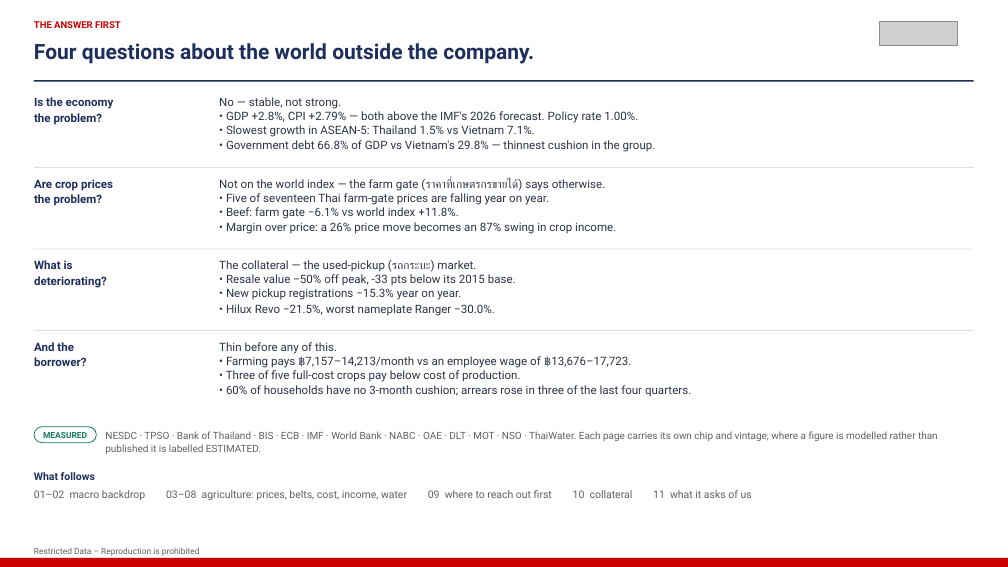
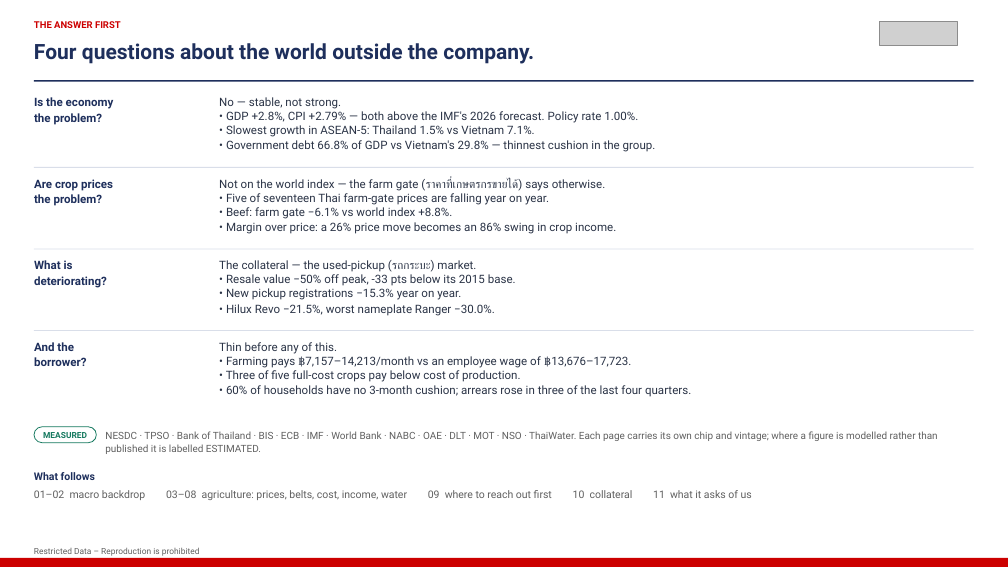
Before and after one commit to kaustavb2101/competitive-intel, a slide deck: slide 2 of docs/decks/mcom-2026-08-05-macro.pptx. Drawn at 1008x567 pixels with LibreOffice and Linux fonts; fonts in the diff are those of the drawing; grey boxes stand for pictures. Boxes give left, top, right and bottom in pixels: in the first picture for what was removed or moved away, otherwise in the second. Text is boxed around its words. In the diff, an @@ line names an element or a change of style, - is before the commit and + after.

```diff
--- a/docs/decks/mcom-2026-08-05-macro.pptx
+++ b/docs/decks/mcom-2026-08-05-macro.pptx
@@ text at [219,177,616,234]: text changed @@
-Not on the world index — the farm gate (ราคาที่เกษตรกรขายได้) says otherwise.
-• Five of seventeen Thai farm-gate prices are falling year on year.
-• Beef: farm gate −6.1% vs world index +11.8%.
-• Margin over price: a 26% price move becomes an 87% swing in crop income.
+Not on the world index — the farm gate (ราคาที่เกษตรกรขายได้) says otherwise.
+• Five of seventeen Thai farm-gate prices are falling year on year.
+• Beef: farm gate −6.1% vs world index +8.8%.
+• Margin over price: a 26% price move becomes an 86% swing in crop income.
```
Also in this commit, not shown: 9 other slides changed, 1 other file.
